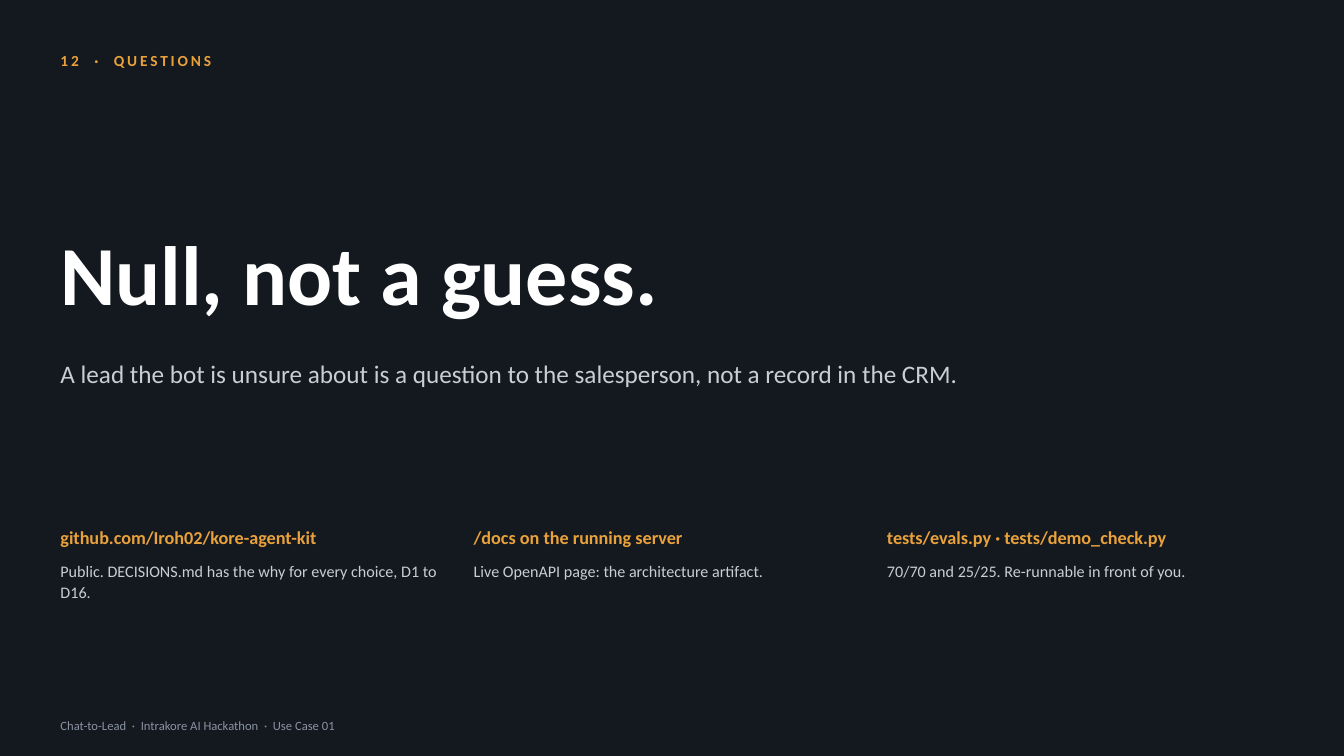
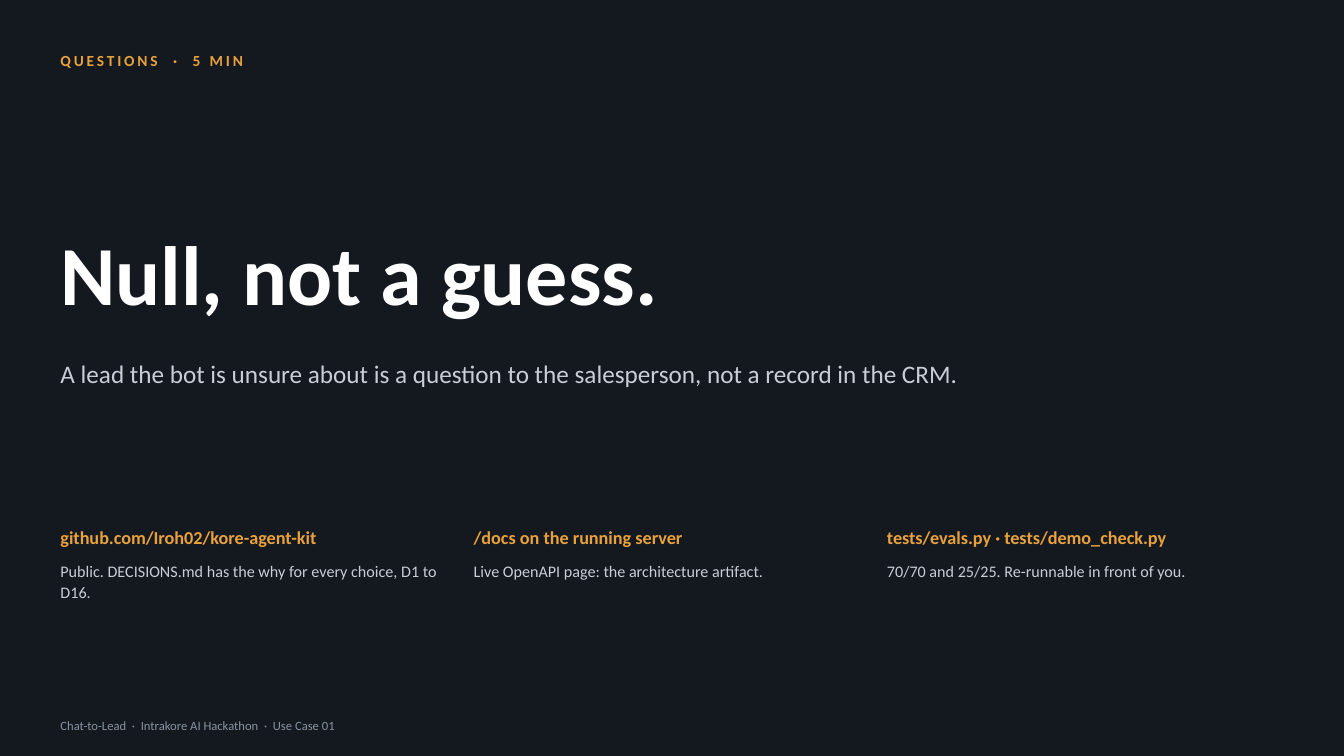
Before and after one commit to Iroh02/kore-agent-kit, a slide deck: slide 10 of chat-to-lead-deck.pptx (slide 13 before the commit). Drawn at 1344x756 pixels with LibreOffice and Linux fonts; fonts in the diff are those of the drawing. Boxes give left, top, right and bottom in pixels: in the first picture for what was removed or moved away, otherwise in the second. Text is boxed around its words. In the diff, an @@ line names an element or a change of style, - is before the commit and + after.

```diff
--- a/chat-to-lead-deck.pptx
+++ b/chat-to-lead-deck.pptx
@@ text at [60, 56, 243, 68]: text changed @@
-12 · QUESTIONS
+QUESTIONS · 5 MIN
```
Also in this commit, not shown: 11 other slides changed.
